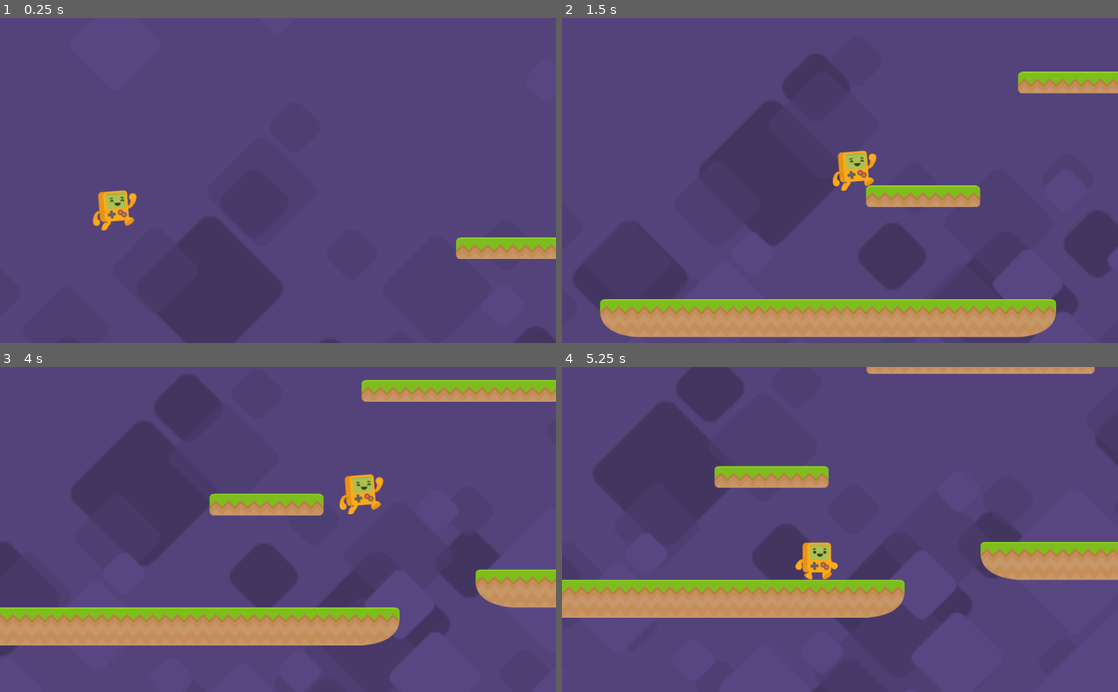
Above: before the commit, frames 1-4 (two rows, left to right).
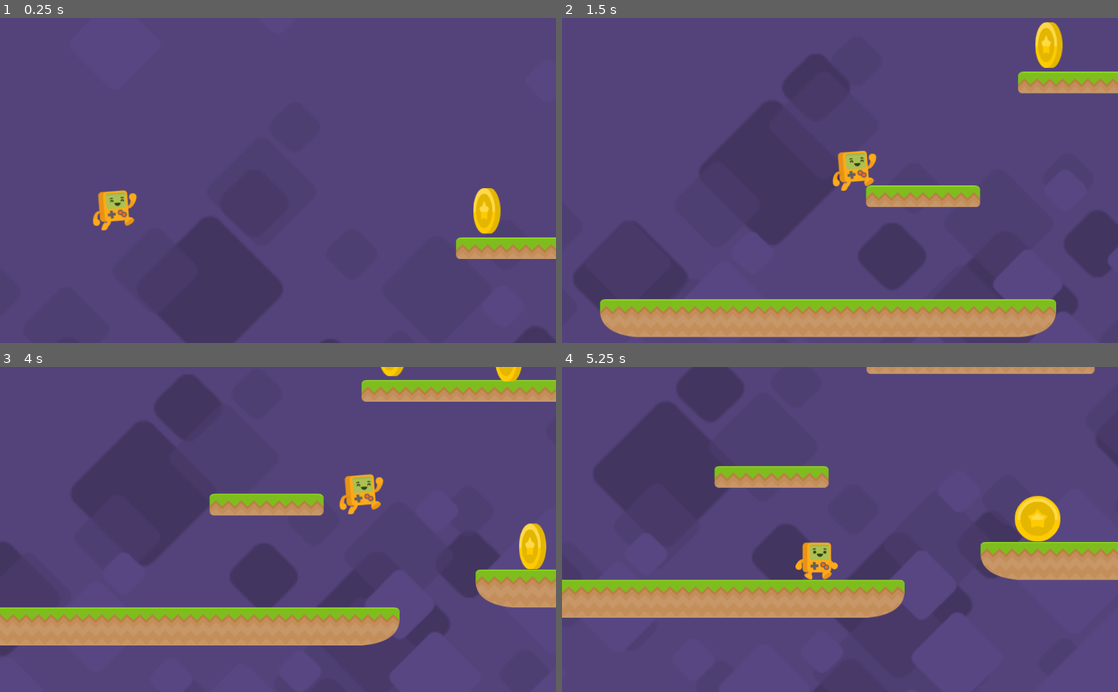
Above: after the commit, the same moments.

Repository: phukon/2D_platformer
Game: Godot game, scene res://Levels/Level1.tscn
Two runs of this game, one before a commit and one after it. Both use one fixed random seed, a clock stepped at 60 frames per second and the inputs below. The project has no main scene, so this scene is started directly.
Inputs:
- Up to frame 1 (0.25 s): no input
- Up to frame 2 (1.5 s): hold D (right) from 0.53 s (still down); tap Up (jump) at 0.77 s
- Up to frame 3 (4 s): tap Up (jump) at 1.52, 3.02, 3.77 s; release D (right) at 2.03 s; hold A (left) 2.03-2.78 s; hold D (right) from 2.78 s (still down)
- Up to frame 4 (5.25 s): release D (right) at 4.28 s; hold A (left) 4.28-5.03 s; tap Up (jump) at 4.52 s; hold D (right) from 5.03 s (still down)

The runs differ from the first frame. In frame 1, 0.6% of the frame differs, in the area x 85-91%, y 52-67%; in frame 2, 0.6%; in frame 3, 0.9%; in frame 4, 0.9%, in the area x 81-90%, y 39-54%.

Commit message:
Added coins and counter

Diff:
--- a/Actors/Kon.tscn
+++ b/Actors/Kon.tscn
@@ -9,6 +9,7 @@
 
 [node name="Kon" type="KinematicBody2D"]
 position = Vector2( 1.84026, -1.10415 )
+collision_mask = 30
 script = ExtResource( 2 )
 __meta__ = {
 "_edit_group_": true
--- a/Levels/Level1.tscn
+++ b/Levels/Level1.tscn
@@ -1,10 +1,11 @@
-[gd_scene load_steps=8 format=2]
+[gd_scene load_steps=9 format=2]
 
 [ext_resource path="res://Tileset/world_tileset.tres" type="TileSet" id=1]
 [ext_resource path="res://Actors/Kon.tscn" type="PackedScene" id=2]
 [ext_resource path="res://Tileset/pass_through_tileset.tres" type="TileSet" id=3]
 [ext_resource path="res://assets/background/set2_background.png" type="Texture" id=4]
 [ext_resource path="res://assets/background/set2_tiles.png" type="Texture" id=5]
+[ext_resource path="res://coin.tscn" type="PackedScene" id=6]
 
 [sub_resource type="RectangleShape2D" id=1]
 extents = Vector2( 130.391, 26.6667 )
@@ -16,6 +17,8 @@
 
 [node name="tile_oneway" type="TileMap" parent="."]
 tile_set = ExtResource( 3 )
+collision_layer = 2
+collision_mask = 49
 format = 1
 tile_data = PoolIntArray( 65565, 0, 0, 65566, 0, 0, 65567, 0, 0, 65568, 0, 0, 65569, 0, 0, 65570, 0, 0, 65571, 0, 0, 13 …(782 unchanged characters)…
 
@@ -35,21 +38,10 @@
 [node name="tile_solid" type="TileMap" parent="."]
 tile_set = ExtResource( 1 )
 cell_size = Vector2( 70, 70 )
+collision_layer = 2
+collision_mask = 49
 format = 1
 tile_data = PoolIntArray( 65548, 4, 0, 65549, 5, 0, 65550, 5, 0, 65551, 5, 0, 65552, 5, 0, 65553, 6, 0, 262152, 4, 0, 2 …(1035 unchanged characters)…
-
-[node name="Kon" parent="." instance=ExtResource( 2 )]
-position = Vector2( 211.415, -45.3562 )
-
-[node name="Camera2D" type="Camera2D" parent="Kon"]
-current = true
-limit_left = 0
-limit_bottom = 950
-drag_margin_h_enabled = true
-drag_margin_v_enabled = true
-drag_margin_left = 0.3
-drag_margin_right = 0.3
-editor_draw_limits = true
 
 [node name="ParallaxBackground" type="ParallaxBackground" parent="."]
 
@@ -94,10 +86,36 @@
 
 [node name="fall_zone" type="Area2D" parent="."]
 position = Vector2( 2181.65, 909.436 )
+collision_layer = 4
 __meta__ = {
 "_edit_group_": true
 }
 
 [node name="CollisionShape2D" type="CollisionShape2D" parent="fall_zone"]
 shape = SubResource( 2 )
+
+[node name="coin" parent="." instance=ExtResource( 6 )]
+position = Vector2( 1155.14, 377.439 )
+
+[node name="coin2" parent="." instance=ExtResource( 6 )]
+position = Vector2( 2097.47, 400.294 )
+
+[node name="coin3" parent="." instance=ExtResource( 6 )]
+position = Vector2( 896.698, 20.5462 )
+
+[node name="coin4" parent="." instance=ExtResource( 6 )]
+position = Vector2( 1111.19, 31.0948 )
+
+[node name="Kon" parent="." instance=ExtResource( 2 )]
+position = Vector2( 211.415, -45.3562 )
+
+[node name="Camera2D" type="Camera2D" parent="Kon"]
+current = true
+limit_left = 0
+limit_bottom = 950
+drag_margin_h_enabled = true
+drag_margin_v_enabled = true
+drag_margin_left = 0.3
+drag_margin_right = 0.3
+editor_draw_limits = true
 [connection signal="body_entered" from="fall_zone" to="Kon" method="_on_fall_zone_body_entered"]
--- /dev/null
+++ b/coin.gd
@@ -0,0 +1,8 @@
+extends Area2D
+
+
+
+
+
+func _on_coin_body_entered(body: Node) -> void:
+	queue_free()
--- /dev/null
+++ b/coin.tscn
@@ -0,0 +1,31 @@
+[gd_scene load_steps=7 format=2]
+
+[ext_resource path="res://coin.gd" type="Script" id=1]
+[ext_resource path="res://assets/coin/gold_1.png" type="Texture" id=2]
+[ext_resource path="res://assets/coin/gold_2.png" type="Texture" id=3]
+[ext_resource path="res://assets/coin/gold_3.png" type="Texture" id=4]
+
+[sub_resource type="CircleShape2D" id=1]
+radius = 43.2012
+
+[sub_resource type="SpriteFrames" id=2]
+animations = [ {
+"frames": [ ExtResource( 2 ), ExtResource( 3 ), ExtResource( 4 ) ],
+"loop": true,
+"name": "spin",
+"speed": 5.0
+} ]
+
+[node name="coin" type="Area2D"]
+collision_layer = 0
+script = ExtResource( 1 )
+
+[node name="CollisionShape2D" type="CollisionShape2D" parent="."]
+shape = SubResource( 1 )
+
+[node name="AnimatedSprite" type="AnimatedSprite" parent="."]
+frames = SubResource( 2 )
+animation = "spin"
+frame = 1
+playing = true
+[connection signal="body_entered" from="." to="." method="_on_coin_body_entered"]
--- a/project.godot
+++ b/project.godot
@@ -39,6 +39,15 @@
  ]
 }
 
+[layer_names]
+
+2d_physics/layer_1="player"
+2d_physics/layer_2="platform"
+2d_physics/layer_3="fall_zone"
+2d_physics/layer_4="item"
+2d_physics/layer_5="enemy"
+2d_physics/layer_6="fire_ball"
+
 [rendering]
 
 environment/default_environment="res://default_env.tres"
Binary file added: assets/coin/gold_1.png
Not shown, added: assets/coin/gold_1.png.import
Binary file added: assets/coin/gold_2.png
Not shown, added: assets/coin/gold_2.png.import
Binary file added: assets/coin/gold_3.png
Not shown, added: assets/coin/gold_3.png.import
